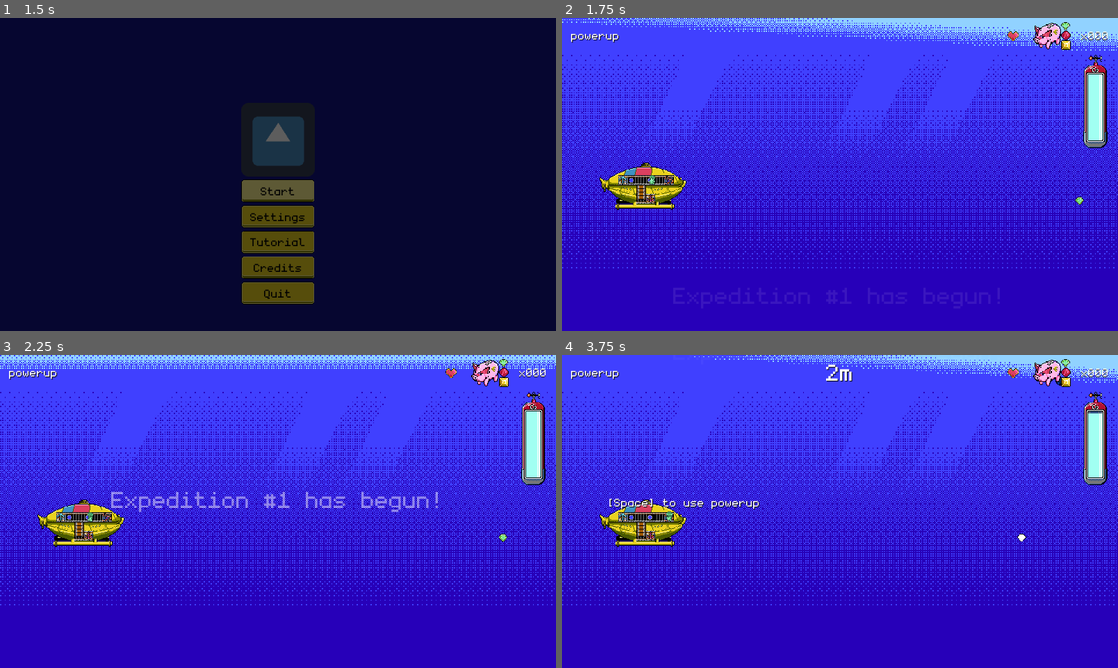
Above: before the commit, frames 1-4 (two rows, left to right).
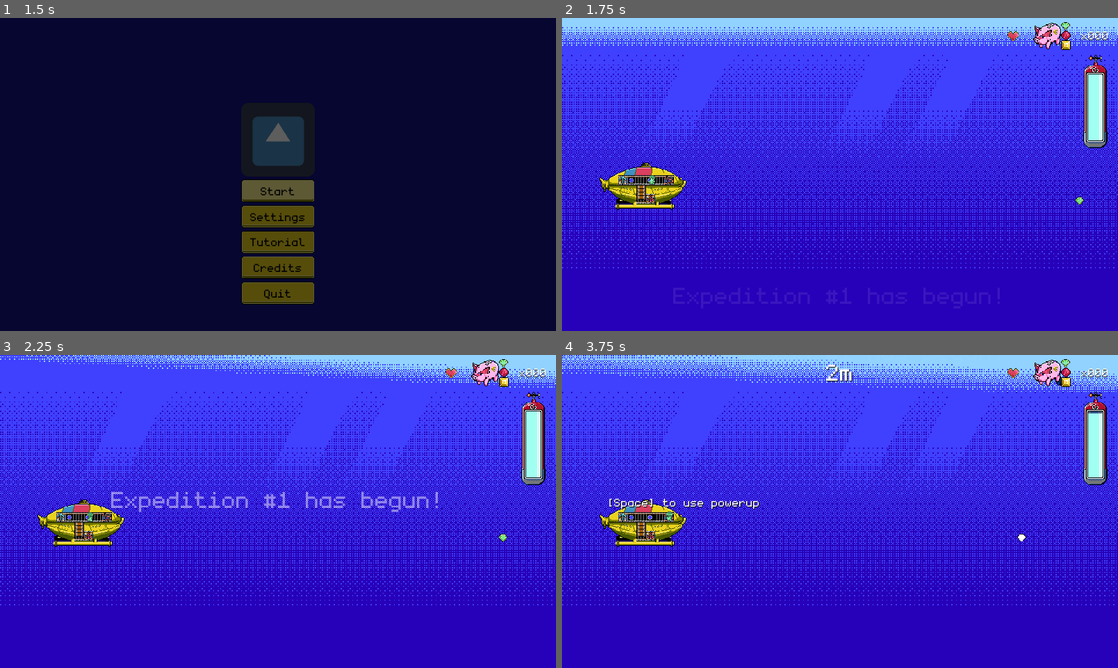
Above: after the commit, the same moments.

Repository: dmitriy-shmilo/gwj41
Game: Godot game, scene res://splash_screen/splash_screen.tscn
Two runs of this game, one before a commit and one after it. Both use one fixed random seed, a clock stepped at 60 frames per second and the inputs below. The engine's default icon, where the game draws it, is replaced by a stand-in: a white triangle on a blue panel in a dark square. Sound files missing from this copy of the repository are replaced by a short silence.
Inputs (mouse positions are in pixels of both pictures, inside the frame that each line leads up to):
- Up to frame 1 (1.5 s): tap Enter at 0.5 s; move the mouse to (400, 158) at 0.52 s; hold D (right) 0.53-1.25 s; hold Space (interact) 0.53-1.25 s; click (400, 158) at 0.67 s; click "Start" at 1.25 s
- Up to frame 2 (1.75 s): no input
- Up to frame 3 (2.25 s): move the mouse to (166, 527) at 2.02 s; hold S (down) from 2.03 s (still down); tap Space (interact) at 2.1 s
- Up to frame 4 (3.75 s): move the mouse to (895, 442) at 2.77 s; release S (down) at 2.78 s; hold D (right) 2.78-3.53 s; hold Space (interact) 2.78-3.53 s; move the mouse to (812, 574) at 3.52 s; hold W (up) from 3.53 s (still down); tap Space (interact) at 3.6 s; click (812, 574) at 3.67 s

Frame 1 is identical in both runs. In frame 2, 2.8% of the frame differs, in the area x 0-100%, y 0-11%; in frame 3, 2.0%; in frame 4, 3.5%, in the area x 0-100%, y 0-12%.

Commit message:
Basic powerup usage.

Diff:
--- a/src/data/powerups/speed_up.tres
+++ b/src/data/powerups/speed_up.tres
@@ -6,4 +6,4 @@
 script = ExtResource( 1 )
 type = 1
 title = "txt_power_speed_up"
-strength = 25.0
+strength = 50.0
--- a/src/data/powerups/vspeed_up.tres
+++ b/src/data/powerups/vspeed_up.tres
@@ -6,4 +6,4 @@
 script = ExtResource( 1 )
 type = 4
 title = "txt_power_vspeed_up"
-strength = 25.0
+strength = 50.0
--- a/src/game_screen/game_screen.gd
+++ b/src/game_screen/game_screen.gd
@@ -18,7 +18,9 @@
 onready var _pickup_sound_player: AudioStreamPlayer = $"PickupSoundPlayer"
 onready var _damage_sound_player: AudioStreamPlayer = $"DamageSoundPlayer"
 onready var _end_sound_player: AudioStreamPlayer = $"EndSoundPlayer"
+onready var _powerup_sound_player: AudioStreamPlayer = $"PowerupSoundPlayer"
 onready var _screen_shaker: Shaker = $"ScreenShaker"
+onready var _speed_powerup_timer: Timer = $"SpeedPowerupTimer"
 
 var _max_lives = 1
 var _lives = 1
@@ -27,7 +29,8 @@
 var _oxygen_consumption = 1.0
 var _score = 0
 var _distance = 0
-var _speed = 50
+var _base_speed = 50.0
+var _speed = _base_speed
 var _invincibility_left = 0.0
 var _current_powerup: Powerup = null
 
@@ -81,6 +84,12 @@
 	item.add_to_group("items", true)
 	item.velocity = Vector2(-_speed, 0)
 	add_child(item)
+
+
+func _set_speed(value: float) -> void:
+	_speed = value
+	for item in get_tree().get_nodes_in_group("items"):
+		(item as Collectable).velocity = Vector2(-_speed, 0)
 
 
 func _set_score(value: int) -> void:
@@ -171,3 +180,28 @@
 func _on_ProgressTimer_timeout() -> void:
 	_set_distance(_distance + _speed * METERS_PER_PIXEL)
 	_set_oxygen(_oxygen - _oxygen_consumption)
+
+
+func _on_Submarine_special_pressed(sender) -> void:
+	if _current_powerup == null:
+		return
+
+	_powerup_sound_player.play()
+	match _current_powerup.type:
+		Powerup.Type.health:
+			_set_lives(min(_lives + _current_powerup.strength, _max_lives))
+		Powerup.Type.oxygen:
+			_set_oxygen(min(_oxygen + _current_powerup.strength, _max_oxygen))
+		Powerup.Type.hspeed:
+			_set_speed(_base_speed + _current_powerup.strength)
+			_speed_powerup_timer.start()
+		Powerup.Type.vspeed:
+			_submarine.modify_vspeed(_current_powerup.strength)
+			_speed_powerup_timer.start()
+
+	_set_powerup(null)
+
+
+func _on_SpeedPowerupTimer_timeout() -> void:
+	_set_speed(_base_speed)
+	_submarine.modify_vspeed(0.0)
--- a/src/game_screen/game_screen.tscn
+++ b/src/game_screen/game_screen.tscn
@@ -14,6 +14,7 @@
 [ext_resource path="res://assets/art/background.png" type="Texture" id=12]
 [ext_resource path="res://assets/art/ocean.png" type="Texture" id=13]
 [ext_resource path="res://assets/sound/sfx_sub_damaged.wav" type="AudioStream" id=14]
+[ext_resource path="res://assets/sound/sfx_sub_powerup.wav" type="AudioStream" id=15]
 
 [sub_resource type="AtlasTexture" id=21]
 atlas = ExtResource( 9 )
@@ -105,7 +106,7 @@
 
 [node name="OceanTop" type="AnimatedSprite" parent="."]
 frames = SubResource( 18 )
-frame = 6
+frame = 2
 playing = true
 centered = false
 
@@ -261,7 +262,6 @@
 margin_bottom = 51.0
 theme = ExtResource( 2 )
 custom_colors/font_color_shadow = Color( 0, 0, 0, 1 )
-text = "powerup"
 __meta__ = {
 "_edit_use_anchors_": false
 }
@@ -298,12 +298,14 @@
 [node name="ProgressTimer" type="Timer" parent="."]
 autostart = true
 
+[node name="SpeedPowerupTimer" type="Timer" parent="."]
+wait_time = 10.0
+one_shot = true
+
 [node name="SoundtrackPlayer" type="AudioStreamPlayer" parent="."]
 stream = ExtResource( 10 )
 bus = "Music"
 
-[node name="ScreenShaker" parent="." instance=ExtResource( 11 )]
-
 [node name="PickupSoundPlayer" type="AudioStreamPlayer" parent="."]
 stream = ExtResource( 4 )
 
@@ -313,7 +315,14 @@
 [node name="EndSoundPlayer" type="AudioStreamPlayer" parent="."]
 stream = ExtResource( 8 )
 
+[node name="PowerupSoundPlayer" type="AudioStreamPlayer" parent="."]
+stream = ExtResource( 15 )
+
+[node name="ScreenShaker" parent="." instance=ExtResource( 11 )]
+
 [connection signal="pressed" from="Gui/PauseContainer/VBoxContainer/HBoxContainer/QuitButton" to="." method="_on_QuitButton_pressed"]
 [connection signal="pressed" from="Gui/PauseContainer/VBoxContainer/HBoxContainer/ContinueButton" to="." method="_on_ContinueButton_pressed"]
+[connection signal="special_pressed" from="Submarine" to="." method="_on_Submarine_special_pressed"]
 [connection signal="timeout" from="SpawnTimer" to="." method="_on_SpawnTimer_timeout"]
 [connection signal="timeout" from="ProgressTimer" to="." method="_on_ProgressTimer_timeout"]
+[connection signal="timeout" from="SpeedPowerupTimer" to="." method="_on_SpeedPowerupTimer_timeout"]
--- a/src/game_screen/submarine.gd
+++ b/src/game_screen/submarine.gd
@@ -1,14 +1,18 @@
 extends KinematicBody2D
 class_name Submarine
 
-export(float) var up_speed = 50.0
-export(float) var down_speed = 50.0
+signal special_pressed(sender)
+
+export(float) var base_up_speed = 50.0
+export(float) var base_down_speed = 50.0
 export(Vector2) var direction = Vector2.ZERO
 
 onready var _effect_player: AnimationPlayer = $"EffectPlayer"
 onready var _movement_sound_player: AudioStreamPlayer = $"MovementSoundPlayer"
 
 var _current_button: ActionButton
+var _up_speed = base_up_speed
+var _down_speed = base_down_speed
 
 func _process(delta: float) -> void:
 	if not Input.is_action_pressed("interact"):
@@ -18,6 +22,10 @@
 	if _current_button == null:
 		return
 
+	if _current_button.action.type == ButtonAction.Type.special:
+		emit_signal("special_pressed", self)
+		return
+
 	if direction == Vector2.ZERO:
 		return
 
@@ -25,14 +33,19 @@
 		if not _movement_sound_player.playing:
 			_movement_sound_player.stream = preload("res://assets/sound/sfx_sub_ascend.wav")
 			_movement_sound_player.play()
-		move_and_slide(direction * up_speed)
+		move_and_slide(direction * _up_speed)
 		return
 
 	if direction == Vector2.DOWN:
 		if not _movement_sound_player.playing:
 			_movement_sound_player.stream = preload("res://assets/sound/sfx_sub_descend.wav")
 			_movement_sound_player.play()
-		move_and_slide(direction * down_speed)
+		move_and_slide(direction * _down_speed)
+
+
+func modify_vspeed(modifier: float) -> void:
+	_down_speed = base_down_speed + modifier
+	_up_speed = base_up_speed + modifier
 
 
 func start_blinking() -> void:
Not shown: 1 places in src/game_screen/game_screen.tscn that only renumber resources
